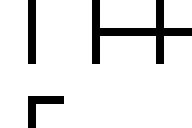
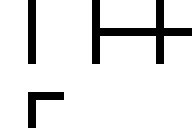
Before/after of a 192×128 layered artwork. What changed in the layer stack:
painted on "Background" over [28,92,64,104]
